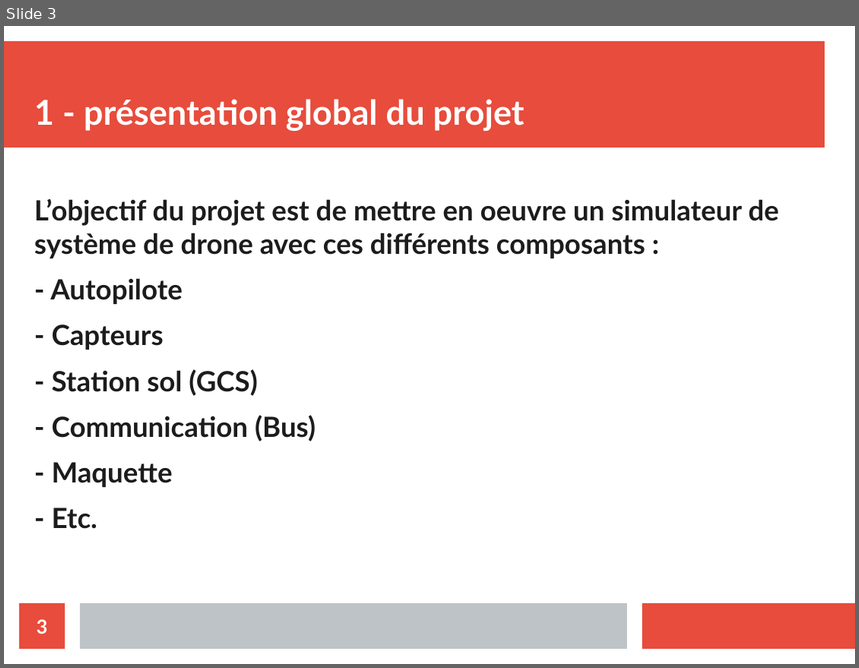
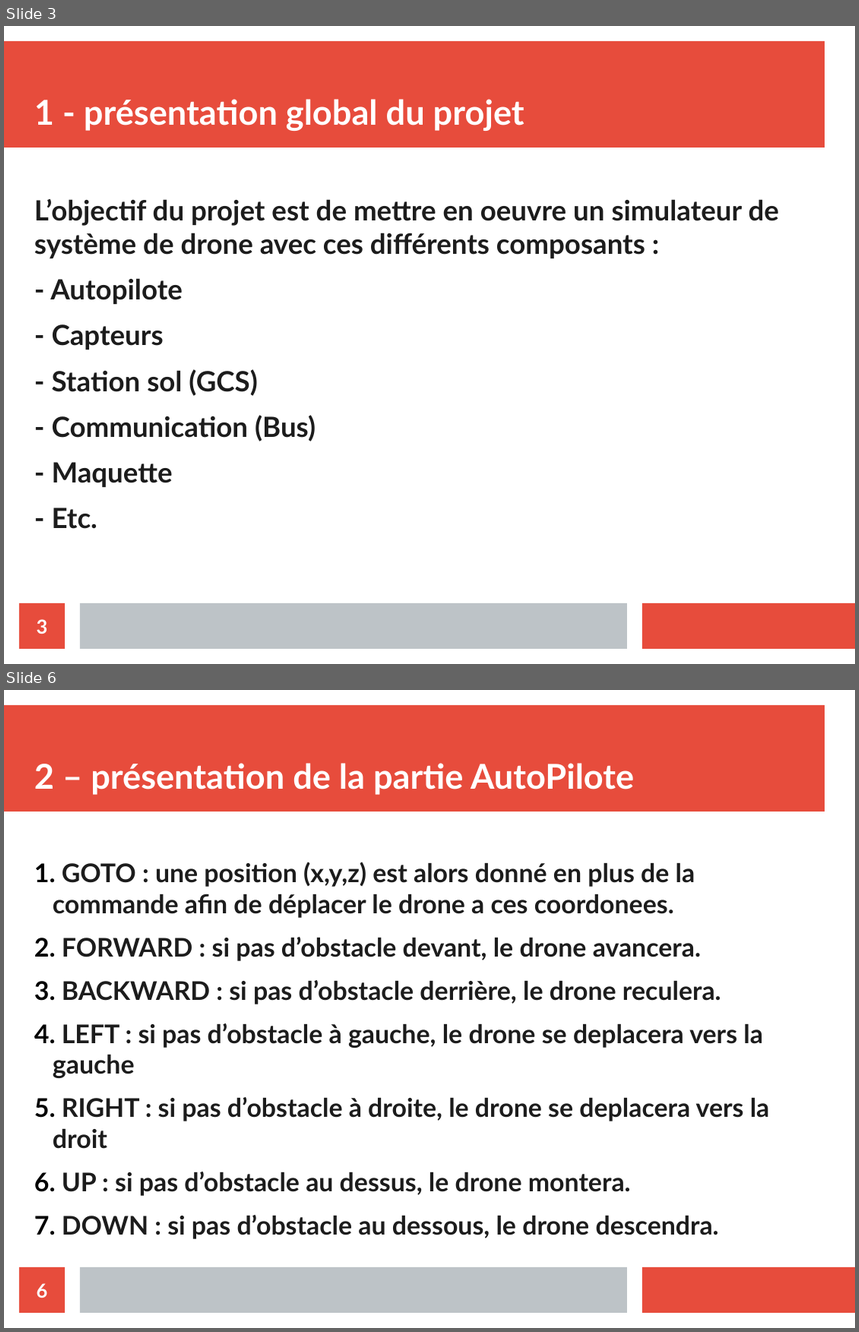
Before and after one commit to athmanmekh/AuttoPIlote-X-OPEN-PILOT, a slide deck: presentation/diapoPresentation.odp. Shown one above the other, each under a label of ours: slide 3 before the commit, slides 3 and 6 after it; the slides between them are not shown. The pictures are 859x668 and 859x1332 pixels, drawn with LibreOffice and Linux fonts; fonts in the diff are those of the drawing. Boxes give left, top, right and bottom in pixels: in the first picture for what was removed or moved away, otherwise in the second. Text is boxed around its words. In the diff, an @@ line names an element or a change of style, - is before the commit and + after.

```diff
--- a/presentation/diapoPresentation.odp
+++ b/presentation/diapoPresentation.odp
@@ slide 6 added at [4, 690, 855, 1328], background #FFFFFF; not listed: 3 template elements that a slide beside it also shows @@
@@ title added at [34, 763, 634, 795], 32 pt, text #FFFFFF, bold @@
+2 – présentation de la partie AutoPilote
@@ text added at [53, 862, 770, 1239], 24.1 pt, text #1C1C1C, bold @@
+1. GOTO : une position (x,y,z) est alors donné en plus de la commande afin de déplacer le drone a ces coordonees.
+2. FORWARD : si pas d’obstacle devant, le drone avancera.
+3. BACKWARD : si pas d’obstacle derrière, le drone reculera.
+4. LEFT : si pas d’obstacle à gauche, le drone se deplacera vers la gauche
+5. RIGHT : si pas d’obstacle à droite, le drone se deplacera vers la droit
+6. UP : si pas d’obstacle au dessus, le drone montera.
+7. DOWN : si pas d’obstacle au dessous, le drone descendra.
@@ page number added at [19, 1268, 65, 1313], fill #E74C3C, 18 pt, text #FFFFFF, bold @@
+6
```
Also in this commit, not shown: 1 slide changed, 5 other slides added, 1 slide removed, 4 other files.
